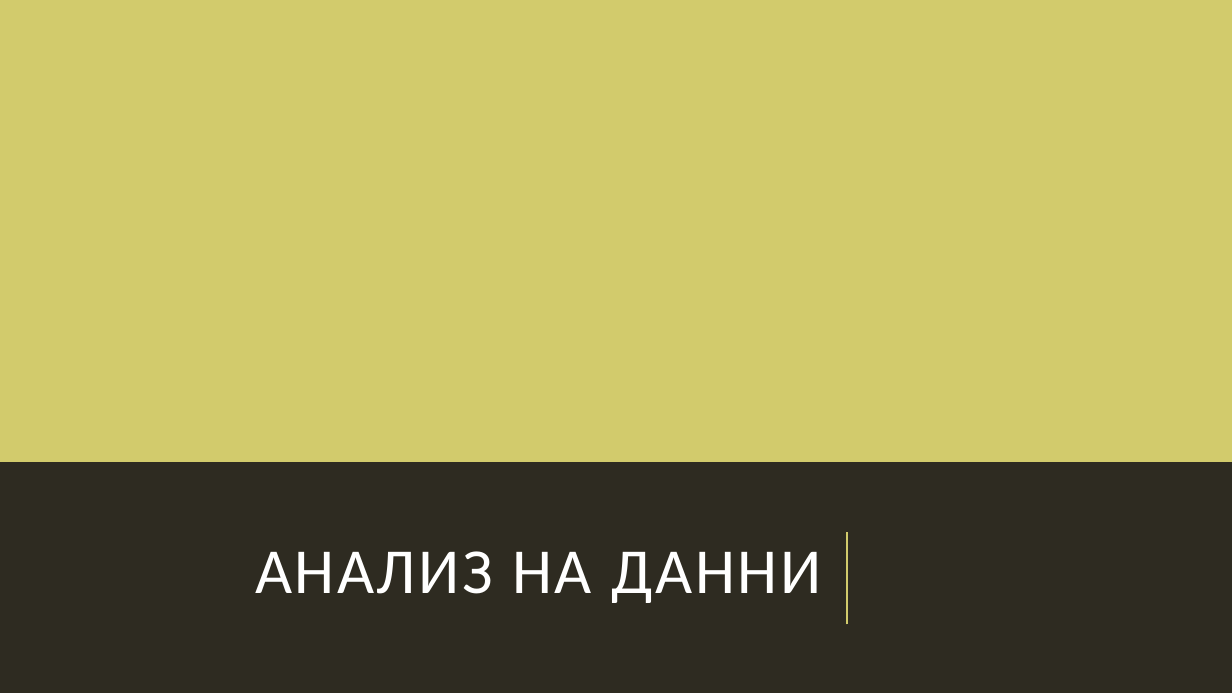
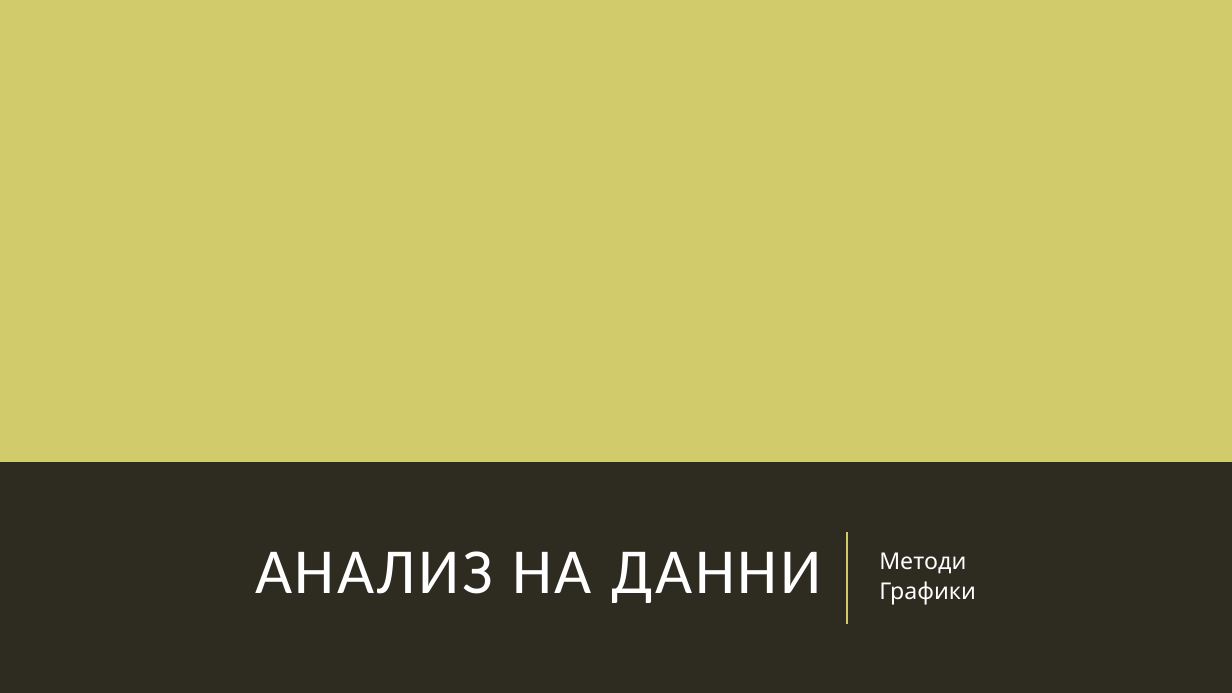
Before and after one commit to sarabadjieva/MITM322_DataMining, a slide deck: slide 11 of Анализ.pptx (slide 12 before the commit). Drawn at 1232x693 pixels with LibreOffice and Linux fonts; fonts in the diff are those of the drawing. Boxes give left, top, right and bottom in pixels: in the first picture for what was removed or moved away, otherwise in the second. Text is boxed around its words. In the diff, an @@ line names an element or a change of style, - is before the commit and + after.

```diff
--- a/Анализ.pptx
+++ b/Анализ.pptx
@@ text added at (879, 552, 976, 605), 18 pt, text #FFFFFF @@
+Методи
+Графики
```
Also in this commit, not shown: 7 other slides changed, 24 slides added, 12 slides removed, 2 other files.
